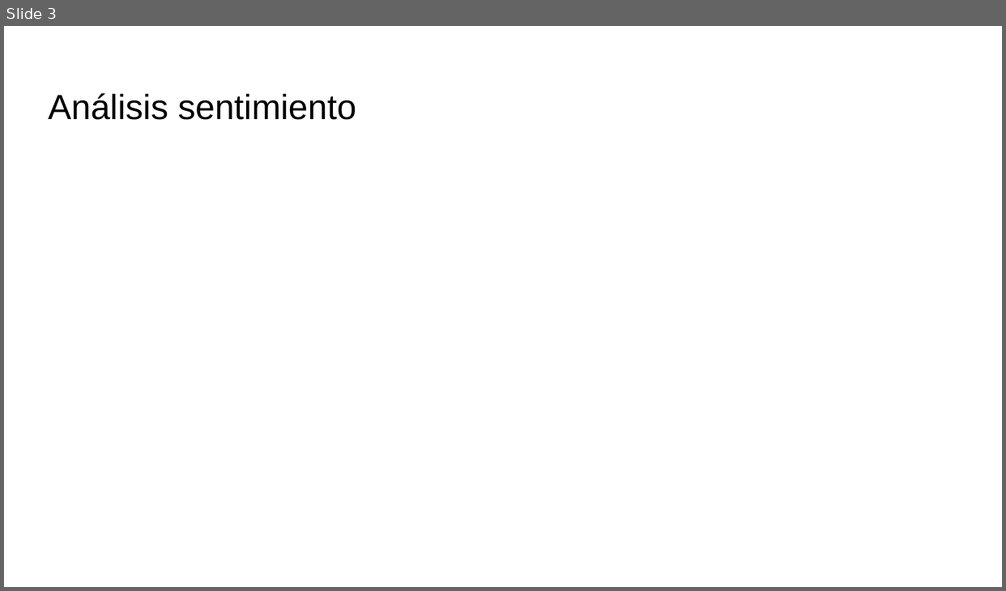
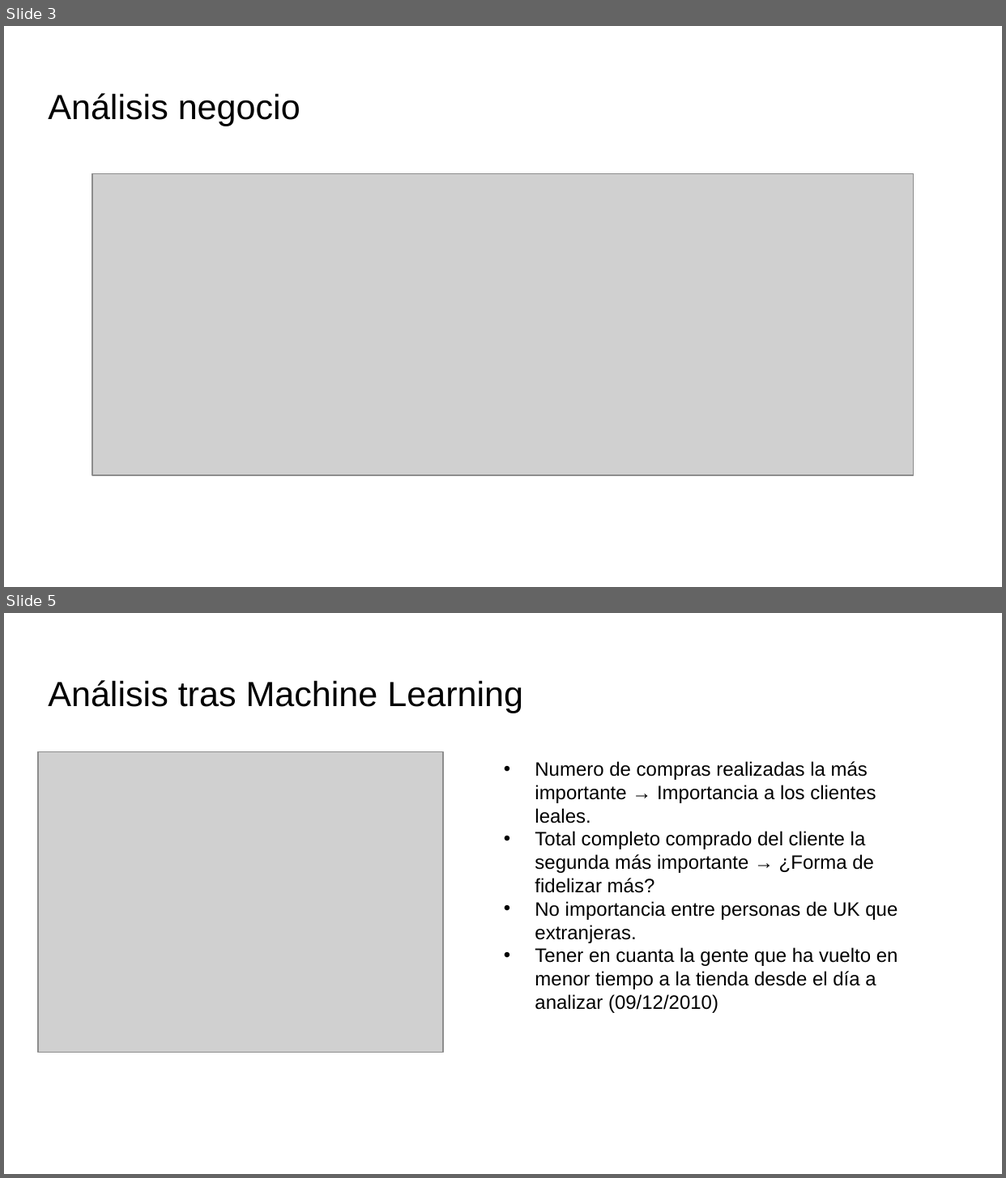
Before and after one commit to Ocnarf2070/practica_final_ML_Franco_Gonzalez, a slide deck: Analisis_de_recompra.pptx. Shown one above the other, each under a label of ours: slide 3 before the commit, slides 3 and 5 after it; the slides between them are not shown. The pictures are 1006x591 and 1006x1178 pixels, drawn with LibreOffice and Linux fonts; fonts in the diff are those of the drawing; grey boxes stand for pictures. Boxes give left, top, right and bottom in pixels: in the first picture for what was removed or moved away, otherwise in the second. Text is boxed around its words. In the diff, an @@ line names an element or a change of style, - is before the commit and + after.

```diff
--- a/Analisis_de_recompra.pptx
+++ b/Analisis_de_recompra.pptx
@@ slide 5 added at (x1=4, y1=613, x2=1002, y2=1174), background #FFFFFF @@
@@ title added at (x1=48, y1=680, x2=523, y2=713), 25.2 pt, text #000000 @@
+Análisis tras Machine Learning
@@ picture added at (x1=38, y1=752, x2=443, y2=1052) @@
@@ text added at (x1=535, y1=761, x2=898, y2=1013), 14 pt, text #000000 @@
+• Numero de compras realizadas la más importante → Importancia a los clientes leales.
+• Total completo comprado del cliente la segunda más importante → ¿Forma de fidelizar más?
+• No importancia entre personas de UK que extranjeras.
+• Tener en cuanta la gente que ha vuelto en menor tiempo a la tienda desde el día a analizar (09/12/2010)
@@ slide 3 changed as well @@
@@ title at (x1=48, y1=93, x2=300, y2=126): text changed @@
-Análisis sentimiento
+Análisis negocio
@@ picture added at (x1=93, y1=173, x2=914, y2=475) @@
```
Also in this commit, not shown: 3 other slides changed, 1 other slide added, 2 slides removed, 1 other file.
